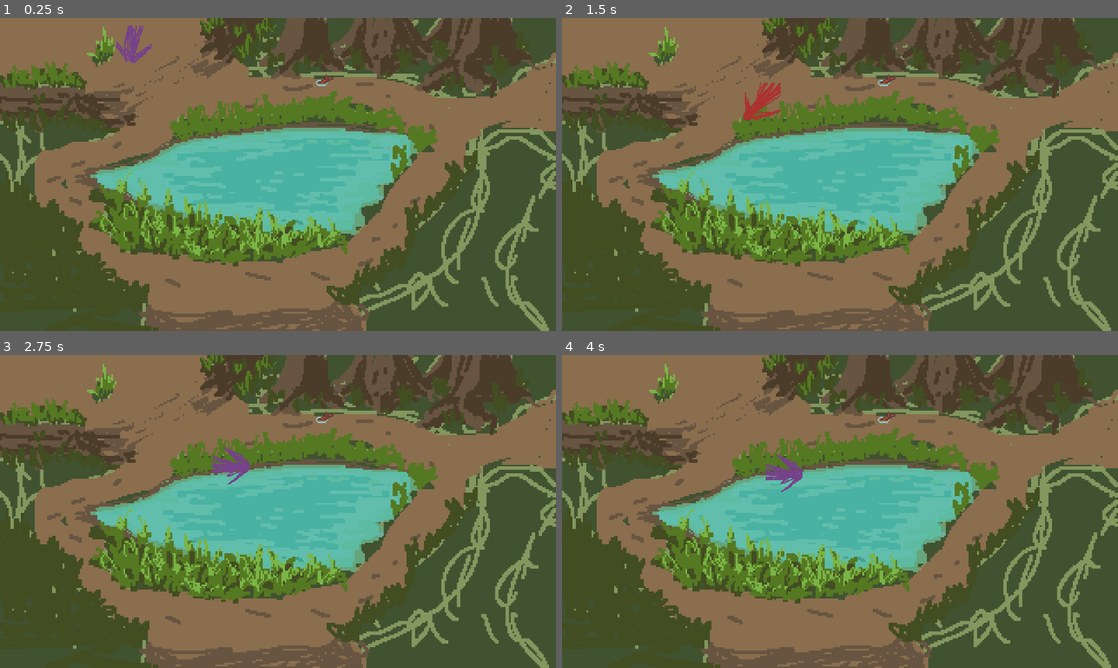
Above: before the commit, frames 1-4 (two rows, left to right).
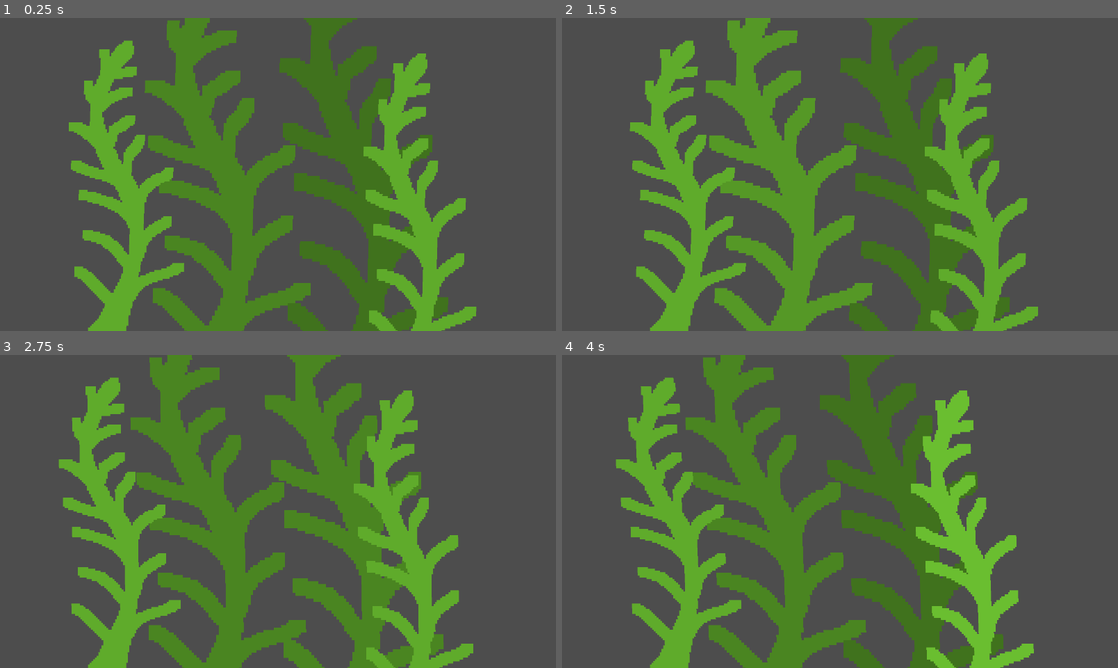
Above: after the commit, the same moments.

Repository: heinrichstr/adventure-game
Game: Godot game, scene res://scenes/forage/meadow-1.tscn
The game is run twice, just before and just after one commit, with the same random seed, the same clock (stepped at 60 frames per second) and the same inputs. Before the commit the project starts from res://scenes/main.tscn.
Inputs (mouse positions are in pixels of both pictures, inside the frame that each line leads up to):
- Up to frame 1 (0.25 s): no input
- Up to frame 2 (1.5 s): press the mouse at (840, 174) at 0.53 s; move the mouse to (728, 190) at 1.27 s; release the mouse at (728, 190) at 1.28 s; click (728, 190) at 1.35 s
- Up to frame 3 (2.75 s): move the mouse to (333, 442) at 2.02 s; press the mouse at (333, 442) at 2.03 s
- Up to frame 4 (4 s): move the mouse to (812, 574) at 2.77 s; release the mouse at (812, 574) at 2.78 s; click (812, 574) at 2.85 s; move the mouse to (1006, 558) at 3.52 s; press the mouse at (1006, 558) at 3.53 s

The runs differ from the first frame. In frame 1, 97% of the frame differs, in the area x 0-100%, y 0-100%; in frame 2, 99%; in frame 3, 97%; in frame 4, 97%.

Commit message:
create plants for forage base and create wind shader

Diff:
--- a/project.godot
+++ b/project.godot
@@ -11,7 +11,7 @@
 [application]
 
 config/name="adventure-game"
-run/main_scene="res://scenes/main.tscn"
+run/main_scene="res://scenes/forage/meadow-1.tscn"
 config/features=PackedStringArray("4.0", "Forward Plus")
 config/icon="res://assets/static/icon.svg"
 
--- /dev/null
+++ b/scenes/forage/Area2D.gd
@@ -0,0 +1,29 @@
+extends Area2D
+
+var moused = false
+var brushed_aside = false
+@export var colorBase = 0.9
+
+# Called when the node enters the scene tree for the first time.
+func _ready():
+	self.modulate = Color(colorBase,colorBase,colorBase,1)
+
+
+# Called every frame. 'delta' is the elapsed time since the previous frame.
+func _process(delta):
+	pass
+
+
+func _on_mouse_entered():
+	self.modulate = Color(colorBase + .1,colorBase + .1,colorBase + .1,1)
+	moused = true
+
+
+func _on_mouse_exited():
+	self.modulate = Color(colorBase,colorBase,colorBase,1)
+	moused = false
+
+
+func _on_input_event(viewport, event, shape_idx):
+	if event.is_action_pressed('click') && moused:
+		brushed_aside = true
--- a/scenes/forage/meadow-1.gd
+++ b/scenes/forage/meadow-1.gd
@@ -3,11 +3,7 @@
 
 # Called when the node enters the scene tree for the first time.
 func _ready():
-	randomize()
-	for n in get_children():
-		n.set_frame_and_progress(randf_range(0, 2), 0)
-		n.play('default')
-
+	pass
 
 
 # Called every frame. 'delta' is the elapsed time since the previous frame.
--- /dev/null
+++ b/scenes/forage/meadow-1.gdshader
@@ -0,0 +1,43 @@
+// original wind shader from https://github.com/Maujoe/godot-simple-wind-shader-2d/tree/master/assets/maujoe.simple_wind_shader_2d
+// original script modified by HungryProton so that the assets are moving differently : https://pastebin.com/VL3AfV8D
+//
+// speed - The speed of the wind movement.
+// minStrength - The minimal strength of the wind movement.
+// maxStrength - The maximal strength of the wind movement.
+// strengthScale - Scalefactor for the wind strength.
+// interval - The time between minimal and maximal strength changes.
+// detail - The detail (number of waves) of the wind movement.
+// distortion - The strength of geometry distortion.
+// heightOffset - The height where the wind begins to move. By default 0.0.
+
+shader_type canvas_item;
+render_mode blend_mix;
+
+// Wind settings.
+uniform float speed = 1.0;
+uniform float minStrength : hint_range(0.0, 1.0) = 0.05;
+uniform float maxStrength : hint_range(0.0, 1.0) = 0.01;
+uniform float strengthScale = 100.0;
+uniform float interval = 3.5;
+uniform float detail = 1.0;
+uniform float distortion : hint_range(0.0, 1.0);
+uniform float heightOffset : hint_range(0.0, 1.0);
+
+// With the offset value, you can if you want different moves for each asset. Just put a random value (1, 2, 3) in the editor. Don't forget to mark the material as unique if you use this
+uniform float offset = 0;
+
+
+float getWind(vec2 vertex, vec2 uv, float time){
+    float diff = pow(maxStrength - minStrength, 2.0);
+    float strength = clamp(minStrength + diff + sin(time / interval) * diff, minStrength, maxStrength) * strengthScale;
+    float wind = (sin(time) + cos(time * detail)) * strength * max(0.0, (1.0-uv.y) - heightOffset);
+
+    return wind;
+}
+
+void vertex() {
+    vec4 pos = MODEL_MATRIX * vec4(0.0, 0.0, 0.0, 1.0);
+    float time = TIME * speed + offset;
+    //float time = TIME * speed + pos.x * pos.y  ; not working when moving...
+    VERTEX.x += getWind(VERTEX.xy, UV, time);
+}
--- a/scenes/forage/meadow-1.tscn
+++ b/scenes/forage/meadow-1.tscn
@@ -1,68 +1,23 @@
-[gd_scene load_steps=7 format=3 uid="uid://wjh47y0m6qo2"]
+[gd_scene load_steps=3 format=3 uid="uid://wjh47y0m6qo2"]
 
 [ext_resource type="Script" path="res://scenes/forage/meadow-1.gd" id="1_h23cx"]
-[ext_resource type="Texture2D" uid="uid://bmhic1lt64v5g" path="res://assets/sprites/forage/meadow/meadow-plant-1.png" id="1_vfjkl"]
-
-[sub_resource type="AtlasTexture" id="AtlasTexture_2mjo2"]
-atlas = ExtResource("1_vfjkl")
-region = Rect2(0, 0, 100, 180)
-
-[sub_resource type="AtlasTexture" id="AtlasTexture_t7yrr"]
-atlas = ExtResource("1_vfjkl")
-region = Rect2(100, 0, 100, 180)
-
-[sub_resource type="AtlasTexture" id="AtlasTexture_e2nob"]
-atlas = ExtResource("1_vfjkl")
-region = Rect2(200, 0, 100, 180)
-
-[sub_resource type="SpriteFrames" id="SpriteFrames_cy362"]
-animations = [{
-"frames": [{
-"duration": 10.0,
-"texture": SubResource("AtlasTexture_2mjo2")
-}, {
-"duration": 10.0,
-"texture": SubResource("AtlasTexture_t7yrr")
-}, {
-"duration": 10.0,
-"texture": SubResource("AtlasTexture_e2nob")
-}],
-"loop": true,
-"name": &"default",
-"speed": 5.0
-}]
+[ext_resource type="PackedScene" uid="uid://bd24oamf10s61" path="res://scenes/forage/meadow-plant-1.tscn" id="2_ggl14"]
 
 [node name="meadow-1" type="Node2D"]
 script = ExtResource("1_h23cx")
 
-[node name="AnimatedSprite2D5" type="AnimatedSprite2D" parent="."]
-modulate = Color(0.784314, 0.784314, 0.784314, 1)
-position = Vector2(731, 289.4)
-scale = Vector2(10.74, 10.74)
-sprite_frames = SubResource("SpriteFrames_cy362")
-frame_progress = 0.961339
+[node name="MeadowPlant2" parent="." instance=ExtResource("2_ggl14")]
+position = Vector2(1210, 114)
+scale = Vector2(15.4485, 15.4485)
+colorBase = 0.7
 
-[node name="AnimatedSprite2D" type="AnimatedSprite2D" parent="."]
-position = Vector2(454, 540)
-scale = Vector2(6, 6)
-sprite_frames = SubResource("SpriteFrames_cy362")
-frame_progress = 0.961339
+[node name="MeadowPlant3" parent="." instance=ExtResource("2_ggl14")]
+position = Vector2(1687, 18)
+scale = Vector2(15.7068, 18.2509)
+colorBase = 0.6
 
-[node name="AnimatedSprite2D2" type="AnimatedSprite2D" parent="."]
-position = Vector2(915, 676)
-scale = Vector2(4.78, 4.78)
-sprite_frames = SubResource("SpriteFrames_cy362")
-frame_progress = 0.961339
+[node name="MeadowPlant4" parent="." instance=ExtResource("2_ggl14")]
+position = Vector2(1738, 363)
+scale = Vector2(10.5115, 12.2142)
 
-[node name="AnimatedSprite2D4" type="AnimatedSprite2D" parent="."]
-modulate = Color(0.901961, 0.901961, 0.901961, 1)
-position = Vector2(1671, 585)
-scale = Vector2(5.94, 5.94)
-sprite_frames = SubResource("SpriteFrames_cy362")
-frame_progress = 0.961339
-
-[node name="AnimatedSprite2D3" type="AnimatedSprite2D" parent="."]
-position = Vector2(1359, 466)
-scale = Vector2(7.82, 7.82)
-sprite_frames = SubResource("SpriteFrames_cy362")
-frame_progress = 0.961339
+[node name="MeadowPlant" parent="." instance=ExtResource("2_ggl14")]
--- /dev/null
+++ b/scenes/forage/meadow-plant-1.tscn
@@ -0,0 +1,66 @@
+[gd_scene load_steps=9 format=3 uid="uid://bd24oamf10s61"]
+
+[ext_resource type="Script" path="res://scenes/forage/Area2D.gd" id="1_ibxww"]
+[ext_resource type="Shader" path="res://scenes/forage/meadow-1.gdshader" id="2_mkkhw"]
+[ext_resource type="Texture2D" uid="uid://bmhic1lt64v5g" path="res://assets/sprites/forage/meadow/meadow-plant-1.png" id="3_18srb"]
+
+[sub_resource type="ShaderMaterial" id="ShaderMaterial_khinr"]
+shader = ExtResource("2_mkkhw")
+shader_parameter/speed = 1.0
+shader_parameter/minStrength = 0.05
+shader_parameter/maxStrength = 0.05
+shader_parameter/strengthScale = 100.0
+shader_parameter/interval = 3.5
+shader_parameter/detail = 1.0
+shader_parameter/distortion = 0.395
+shader_parameter/heightOffset = null
+shader_parameter/offset = 0.0
+
+[sub_resource type="AtlasTexture" id="AtlasTexture_2mjo2"]
+atlas = ExtResource("3_18srb")
+region = Rect2(0, 0, 100, 180)
+
+[sub_resource type="AtlasTexture" id="AtlasTexture_t7yrr"]
+atlas = ExtResource("3_18srb")
+region = Rect2(100, 0, 100, 180)
+
+[sub_resource type="AtlasTexture" id="AtlasTexture_e2nob"]
+atlas = ExtResource("3_18srb")
+region = Rect2(200, 0, 100, 180)
+
+[sub_resource type="SpriteFrames" id="SpriteFrames_cy362"]
+animations = [{
+"frames": [{
+"duration": 10.0,
+"texture": SubResource("AtlasTexture_2mjo2")
+}, {
+"duration": 10.0,
+"texture": SubResource("AtlasTexture_t7yrr")
+}, {
+"duration": 10.0,
+"texture": SubResource("AtlasTexture_e2nob")
+}],
+"loop": true,
+"name": &"default",
+"speed": 5.0
+}]
+
+[node name="MeadowPlant" type="Area2D"]
+position = Vector2(731, 289.4)
+scale = Vector2(10.74, 10.74)
+script = ExtResource("1_ibxww")
+
+[node name="CollisionPolygon2D" type="CollisionPolygon2D" parent="."]
+polygon = PackedVector2Array(-28.771, -20.6145, -26.5363, -14.9348, -27.8399, -12.9795, -24.8603, -10.5587, -27.8399, -6.2756, -25.6983, -2.36499, -32.6816, 2.2905, -24.7672, 2.38361, -25.3259, 8.15643, -21.6946, 9.36686, -24.7672, 21.0987, -23.0913, 22.5885, -14.7114, 17.8399, -10.0559, 23.054, -13.9665, 27.6164, -21.2291, 32.5512, -21.2291, 36.2756, -13.0354, 34.5065, -11.6387, 40.9311, -19.46, 45.7728, -21.2291, 52.7561, -11.6387, 49.311, -6.70391, 50.6145, -7.16946, 56.7598, -21.5084, 61.6946, -25.6052, 75.3818, -43.3892, 75.4749, -37.7095, 65.3259, -47.8585, 56.108, -46.3687, 49.4041, -36.0335, 52.2905, -37.4302, 47.9143, -45.2514, 44.9348, -44.5065, 38.1378, -32.9609, 39.3482, -46.9274, 31.9926, -46.9274, 26.6853, -43.3892, 26.1266, -49.2551, 21.6574, -48.9758, 15.7914, -44.6927, 15.6052, -50.2793, 9.64619, -49.162, 3.40782, -43.2961, 4.80447, -46.7412, -8.51024, -42.4581, -10.5587, -40.8752, -9.44134, -40.3166, -18.9385, -35.1024, -18.5661, -32.0298, -21.1732)
+
+[node name="AnimatedSprite2D" type="AnimatedSprite2D" parent="."]
+material = SubResource("ShaderMaterial_khinr")
+position = Vector2(-62.5698, 37.1136)
+scale = Vector2(0.558659, 0.558659)
+sprite_frames = SubResource("SpriteFrames_cy362")
+frame_progress = 0.961339
+offset = Vector2(65.8333, -24.6667)
+
+[connection signal="input_event" from="." to="." method="_on_input_event"]
+[connection signal="mouse_entered" from="." to="." method="_on_mouse_entered"]
+[connection signal="mouse_exited" from="." to="." method="_on_mouse_exited"]
--- a/scenes/ui/DialogPlayer.gd
+++ b/scenes/ui/DialogPlayer.gd
@@ -10,6 +10,7 @@
 func _ready():
 	$Background.visible = false
 	References.dialog = self
+	$Area2D.hide()
 
 
 func start_dialog(dialog_text:Array, key:int):
--- a/scenes/ui/DialogPlayer.tscn
+++ b/scenes/ui/DialogPlayer.tscn
@@ -90,6 +90,7 @@
 offset_top = 832.0
 offset_right = 1792.0
 offset_bottom = 960.0
+mouse_filter = 1
 texture = ExtResource("1_jhxjg")
 region_rect = Rect2(-0.324875, -0.898636, 199.326, 200.174)
 patch_margin_left = 15
@@ -103,6 +104,7 @@
 offset_right = 1712.0
 offset_bottom = 944.0
 size_flags_horizontal = 4
+mouse_filter = 1
 theme_override_fonts/font = ExtResource("3_fs6kp")
 theme_override_font_sizes/font_size = 48
 autowrap_mode = 3
Not shown: 2 places in scenes/objects/ObjectMenuActionButton.tscn that only renumber resources
